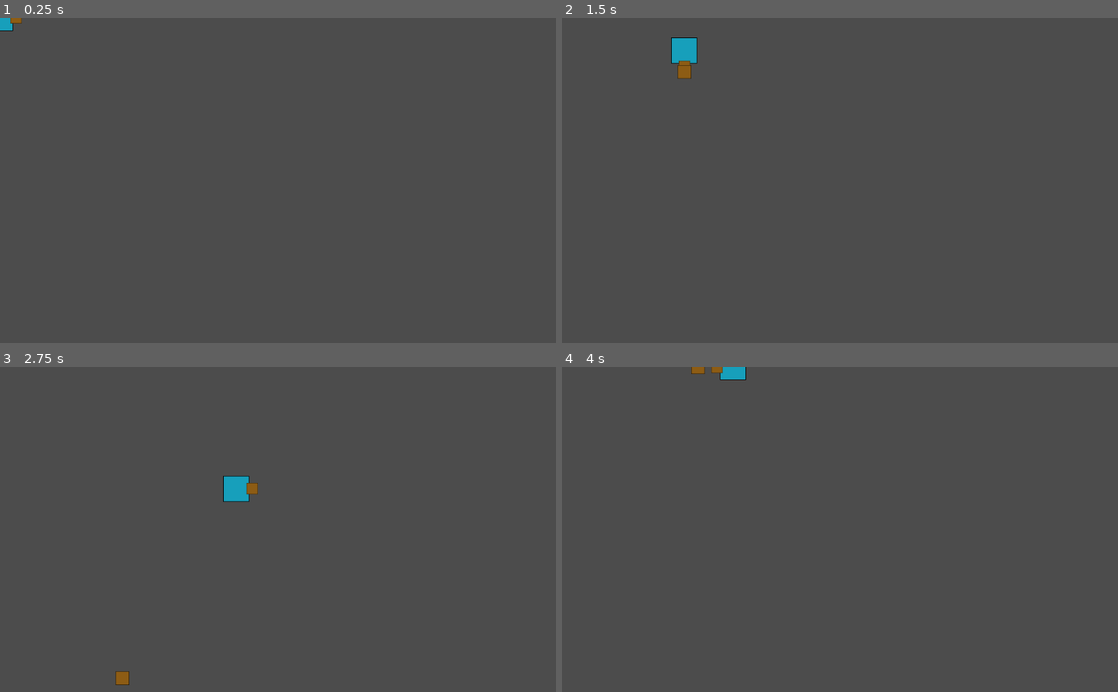
Above: before the commit, frames 1-4 (two rows, left to right).
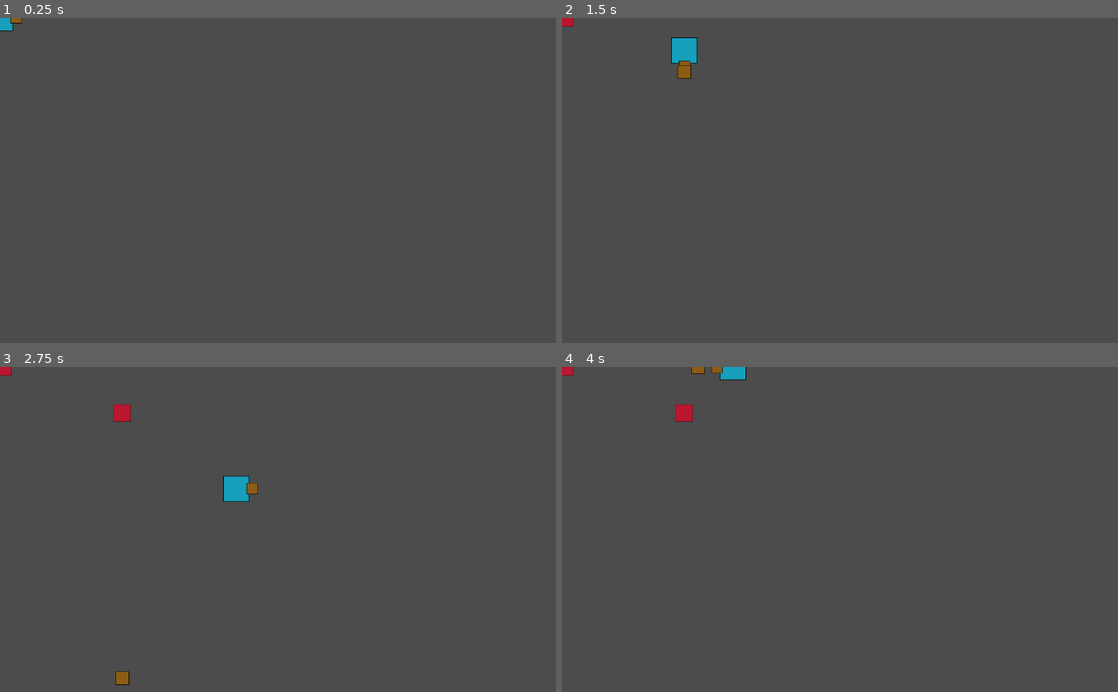
Above: after the commit, the same moments.

Repository: oryzajustin/tojam2018
Game: Godot game, scene res://Scenes/player.tscn
Same seed, same stepped clock (60 frames per second), same inputs: the game is played once before the commit and once after it. After the commit the project has no main scene; this scene is started directly in both runs.
Inputs:
- Up to frame 1 (0.25 s): no input
- Up to frame 2 (1.5 s): tap Enter at 0.5 s; hold D (player1_right) 0.53-1.28 s; hold E (player1_trap, bound only after the commit) 0.53-1.28 s; hold S (player1_down) from 1.28 s (still down); tap Q (player1_throw) at 1.35 s
- Up to frame 3 (2.75 s): tap E (player1_trap, bound only after the commit) at 1.55 s; release S (player1_down) at 2.03 s; hold D (player1_right) from 2.03 s (still down); hold E (player1_trap, bound only after the commit) from 2.03 s (still down)
- Up to frame 4 (4 s): release D (player1_right) at 2.78 s; release E (player1_trap, bound only after the commit) at 2.78 s; hold W (player1_up) 2.78-3.53 s; tap E (player1_trap, bound only after the commit) at 2.85, 3.8 s; hold A (player1_left) from 3.53 s (still down); hold Q (player1_throw) from 3.53 s (still down)

The runs differ from the first frame. In frame 1, less than 0.1% of the frame differs, in the area x 1-4%, y 0-2%; in frame 2, less than 0.1%; in frame 3, 0.2%, in the area x 0-47%, y 0-98%; in frame 4, 0.2%.

Commit message:
trap placement

Diff:
--- a/Scenes/player.tscn
+++ b/Scenes/player.tscn
@@ -43,3 +43,12 @@
 [node name="hitbox" type="CollisionShape2D" parent="." index="5"]
 
 shape = SubResource( 1 )
+
+[node name="trap_container" type="Node" parent="." index="6"]
+
+[node name="trap_timer" type="Timer" parent="." index="7"]
+
+process_mode = 1
+wait_time = 1.0
+one_shot = true
+autostart = false
--- a/Scenes/shuriken.tscn
+++ b/Scenes/shuriken.tscn
@@ -8,7 +8,7 @@
 custom_solver_bias = 0.0
 extents = Vector2( 12.1321, 12.0902 )
 
-[node name="shuriken" type="Area2D" index="0"]
+[node name="shuriken" type="Area2D"]
 
 input_pickable = true
 gravity_vec = Vector2( 0, 1 )
--- /dev/null
+++ b/Scenes/trap.tscn
@@ -0,0 +1,21 @@
+[gd_scene load_steps=3 format=2]
+
+[ext_resource path="res://Scripts/trap.gd" type="Script" id=1]
+[ext_resource path="res://Assets/trap.png" type="Texture" id=2]
+
+[node name="Area2D" type="Area2D"]
+
+input_pickable = true
+gravity_vec = Vector2( 0, 1 )
+gravity = 98.0
+linear_damp = 0.1
+angular_damp = 1.0
+audio_bus_override = false
+audio_bus_name = "Master"
+script = ExtResource( 1 )
+
+[node name="Sprite" type="Sprite" parent="." index="0"]
+
+position = Vector2( -0.0874634, -0.0874634 )
+scale = Vector2( 0.677032, 0.677032 )
+texture = ExtResource( 2 )
--- a/Scripts/player1.gd
+++ b/Scripts/player1.gd
@@ -5,15 +5,20 @@
 const LEFT = Vector2(-1, 0)
 const RIGHT = Vector2(1, 0)
 const MAX_SPEED = 300
+const MAX_TRAP = 2
 
 var speed = 0
 var velocity = Vector2()
 var direction = Vector2()
+var curr_num_trap = 0
 
 onready var player = get_node("Sprite")
 onready var shuriken = preload("res://Scenes/shuriken.tscn")
 onready var shuriken_container = get_node("shuriken_container")
+onready var trap = preload("res://Scenes/trap.tscn")
+onready var trap_container = get_node("trap_container")
 onready var shuriken_timer = get_node("shuriken_timer")
+onready var trap_timer = get_node("trap_timer")
 onready var hitbox = get_node("hitbox")
 
 func _ready():
@@ -23,6 +28,11 @@
 	if Input.is_action_pressed("player1_throw"):
 		if shuriken_timer.get_time_left() == 0:
 			throw()
+	if Input.is_action_pressed("player1_trap"):
+		if trap_timer.get_time_left() == 0:
+			place_trap()
+			curr_num_trap += 1
+			print(curr_num_trap)
 
 func _physics_process(delta):
 	speed = MAX_SPEED
@@ -43,6 +53,13 @@
 	velocity = speed * direction * delta
 	move_and_collide(velocity)
 
+func place_trap():
+	if curr_num_trap < MAX_TRAP:
+		trap_timer.start()
+		var t = trap.instance()
+		trap_container.add_child(t)
+		t.set_trap(position)
+
 func throw():
 	shuriken_timer.start()
 	var s = shuriken.instance()
--- /dev/null
+++ b/Scripts/trap.gd
@@ -0,0 +1,14 @@
+extends Area2D
+
+func _ready():
+	# Called every time the node is added to the scene.
+	# Initialization here
+	pass
+
+func _process(delta):
+#	# Called every frame. Delta is time since last frame.
+#	# Update game logic here.
+	pass
+
+func set_trap(pos):
+	position = pos
--- a/project.godot
+++ b/project.godot
@@ -11,7 +11,6 @@
 [application]
 
 config/name="Ninjam"
-run/main_scene="res://Scenes/game.tscn"
 config/icon="res://icon.png"
 
 [input]
@@ -26,8 +25,9 @@
  ]
 player1_throw=[ Object(InputEventKey,"resource_local_to_scene":false,"resource_name":"","device":0,"alt":false,"shift":false,"control":false,"meta":false,"command":false,"pressed":false,"scancode":81,"unicode":0,"echo":false,"script":null)
  ]
+player1_trap=[ Object(InputEventKey,"resource_local_to_scene":false,"resource_name":"","device":0,"alt":false,"shift":false,"control":false,"meta":false,"command":false,"pressed":false,"scancode":69,"unicode":0,"echo":false,"script":null)
+ ]
 
 [rendering]
 
-quality/2d/use_pixel_snap=true
 environment/default_environment="res://default_env.tres"
Binary file added: Assets/trap.png
Not shown, added: Assets/trap.png.import
Not shown, added: Assets/.DS_Store
